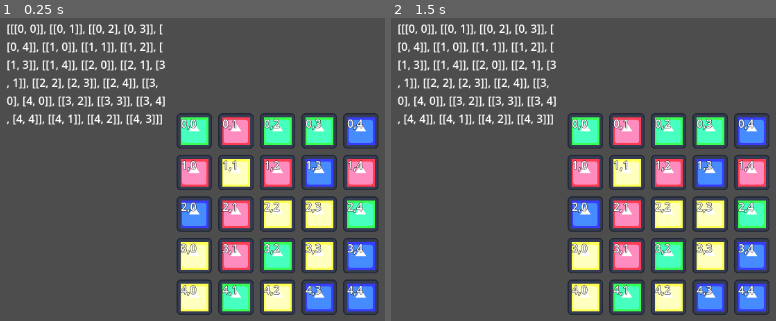
Above: before the commit, frames 1-2 (left to right).
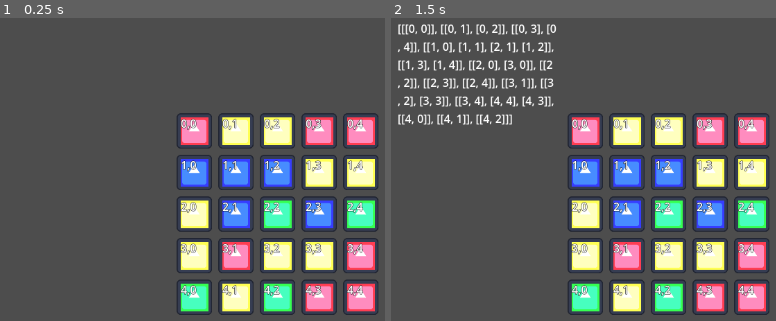
Above: after the commit, the same moments.

Repository: GandalfDG/slop-farmer-extension
Game: Godot game, scene res://game_window.tscn
Same seed, same stepped clock (60 frames per second), same inputs: the game is played once before the commit and once after it. The engine's default icon, where the game draws it, is replaced by a stand-in: a white triangle on a blue panel in a dark square.
Inputs:
- Up to frame 1 (0.25 s): no input
- Up to frame 2 (1.5 s): tap Enter at 0.5 s; tap Space (activate, bound only after the commit) at 0.6, 1.25, 1.35 s

The runs differ from the first frame. In frame 1, 17% of the frame differs, in the area x 1-98%, y 1-98%; in frame 2, 17%.

Commit message:
breadth-first traversal of grid is working!
an array of token groups is calculated successfully
and it's probably fast enough.

Diff:
--- a/grid.gd
+++ b/grid.gd
@@ -21,10 +21,14 @@
 			var token_node = token.instantiate()
 			add_child(token_node)
 			token_node.position = Vector2(offset*column, offset*row)
+			token_node.set_type(randi_range(0,3 ))
 			token_node.set_debug_label(str(row) + "," + str(column))
 			grid[row].append(token_node)
 
-	calculate_token_groups()
+
+func _process(_delta: float) -> void:
+	if Input.is_action_just_pressed("activate"):
+		calculate_token_groups()
 
 func populate_grid():
 	pass
@@ -54,14 +58,20 @@
 				visited_nodes.append(current_coord)
 
 				var adjacent_token_coords = [
-					[row - 1, col],
-					[row, col + 1],
-					[row + 1, col],
-					[row, col - 1]
+					[current_coord[0] - 1, current_coord[1]],
+					[current_coord[0], current_coord[1] + 1],
+					[current_coord[0] + 1, current_coord[1]],
+					[current_coord[0], current_coord[1] - 1]
 				]
 
 				var valid_coords = adjacent_token_coords.filter(
-					func(coord_pair): return coord_pair[0] >= 0 and coord_pair[0] < rows and coord_pair[1] >= 0 and coord_pair[1] < cols
+					func(coord_pair):
+						return (
+							coord_pair[0] >= 0 and
+							coord_pair[0] < rows and
+							coord_pair[1] >= 0 and
+							coord_pair[1] < cols
+						)
 				)
 
 				for coord in valid_coords:
--- a/project.godot
+++ b/project.godot
@@ -14,3 +14,16 @@
 run/main_scene="uid://bai2mcthexgm5"
 config/features=PackedStringArray("4.4", "GL Compatibility")
 config/icon="res://icon.svg"
+
+[input]
+
+activate={
+"deadzone": 0.2,
+"events": [Object(InputEventKey,"resource_local_to_scene":false,"resource_name":"","device":-1,"window_id":0,"alt_pressed":false,"shift_pressed":false,"ctrl_pressed":false,"meta_pressed":false,"pressed":false,"keycode":0,"physical_keycode":32,"key_label":0,"unicode":32,"location":0,"echo":false,"script":null)
+]
+}
+
+[rendering]
+
+renderer/rendering_method="gl_compatibility"
+renderer/rendering_method.mobile="gl_compatibility"
--- a/token.gd
+++ b/token.gd
@@ -10,8 +10,10 @@
 func _ready():
 	color_polygon = $Color
 	debug_label = $"Debug Label"
-	type = randi_range(0, 3) as token_type
-	match type:
+
+func set_type(type: token_type):
+	self.type = type
+	match self.type:
 		token_type.TYPE_1:
 			color_polygon.color = Color.RED
 		token_type.TYPE_2:
